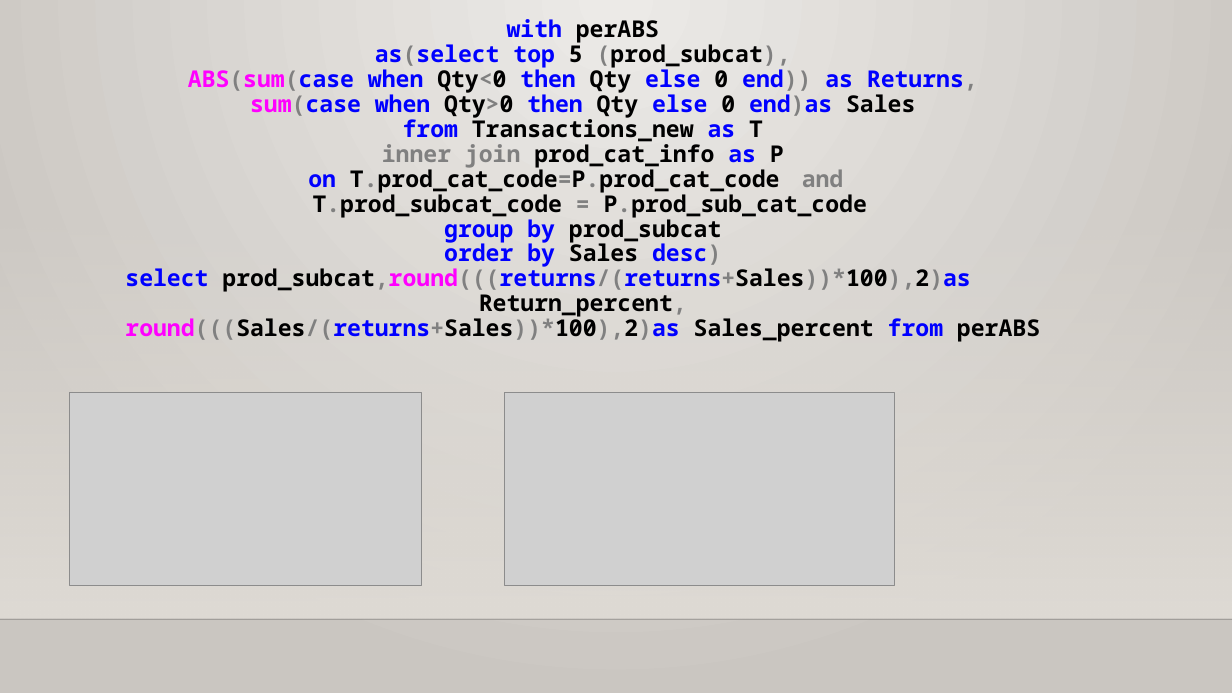
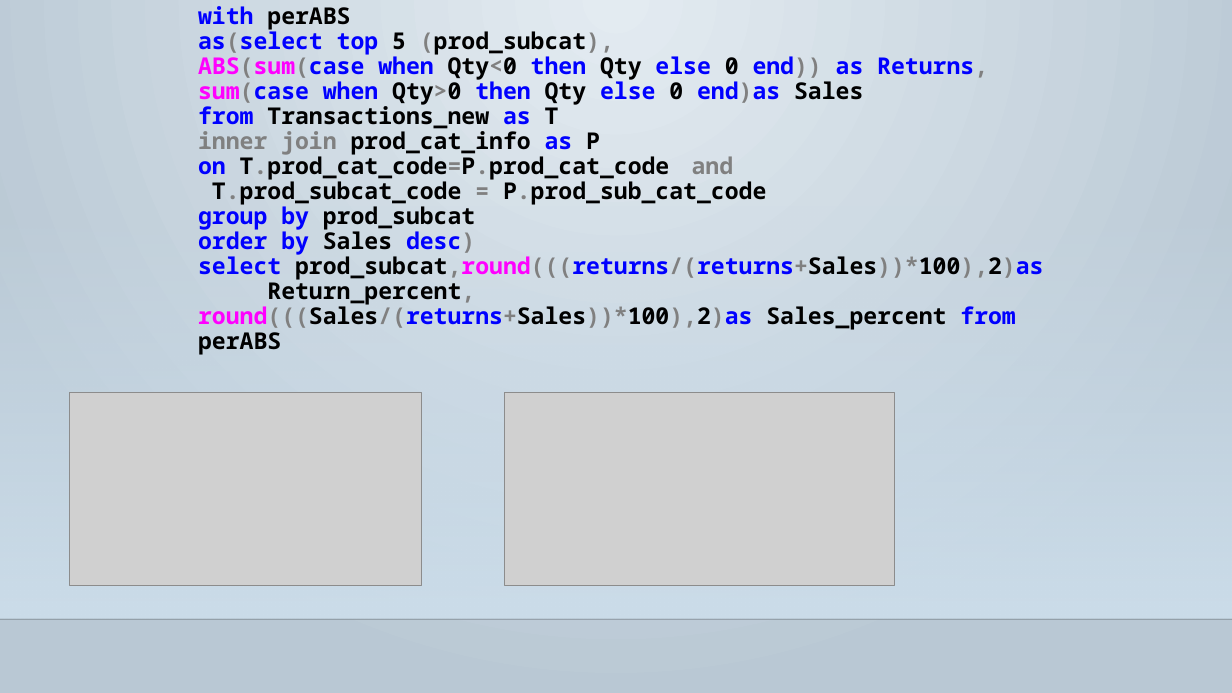
Before and after one commit to GayaGopan/E-COMMERCE-RETAIL-DATA-ANALYSIS, a slide deck: slide 15 of E-COMMERCE-RETAIL-DATA-ANALYSIS_PPT.pptx. Drawn at 1232x693 pixels with LibreOffice and Linux fonts; fonts in the diff are those of the drawing; grey boxes stand for pictures; background and template pictures are left out. Boxes give left, top, right and bottom in pixels: in the first picture for what was removed or moved away, otherwise in the second. Text is boxed around its words. In the diff, an @@ line names an element or a change of style, - is before the commit and + after.

```diff
--- a/E-COMMERCE-RETAIL-DATA-ANALYSIS_PPT.pptx
+++ b/E-COMMERCE-RETAIL-DATA-ANALYSIS_PPT.pptx
@@ background gradient #ECEAE7 to #CAC7C1 to gradient #E4ECF1 to #B9C9D4 @@
@@ title "with perABS as(select top 5 ...": place and size @@
-title "with perABS as(select top 5 ..." at [125,19,1040,342]
+title "with perABS as(select top 5 ..." at [198,6,1043,355]
@@ title "with perABS as(select top 5 ..." at [198,6,1043,355]: alignment centre to left @@
@@ rectangle at [0,204,1232,619]: fill gradient #DFDBD5 to gradient #CCDDEA @@
```
Also in this commit, not shown: 22 other slides changed, 1 slide removed.
